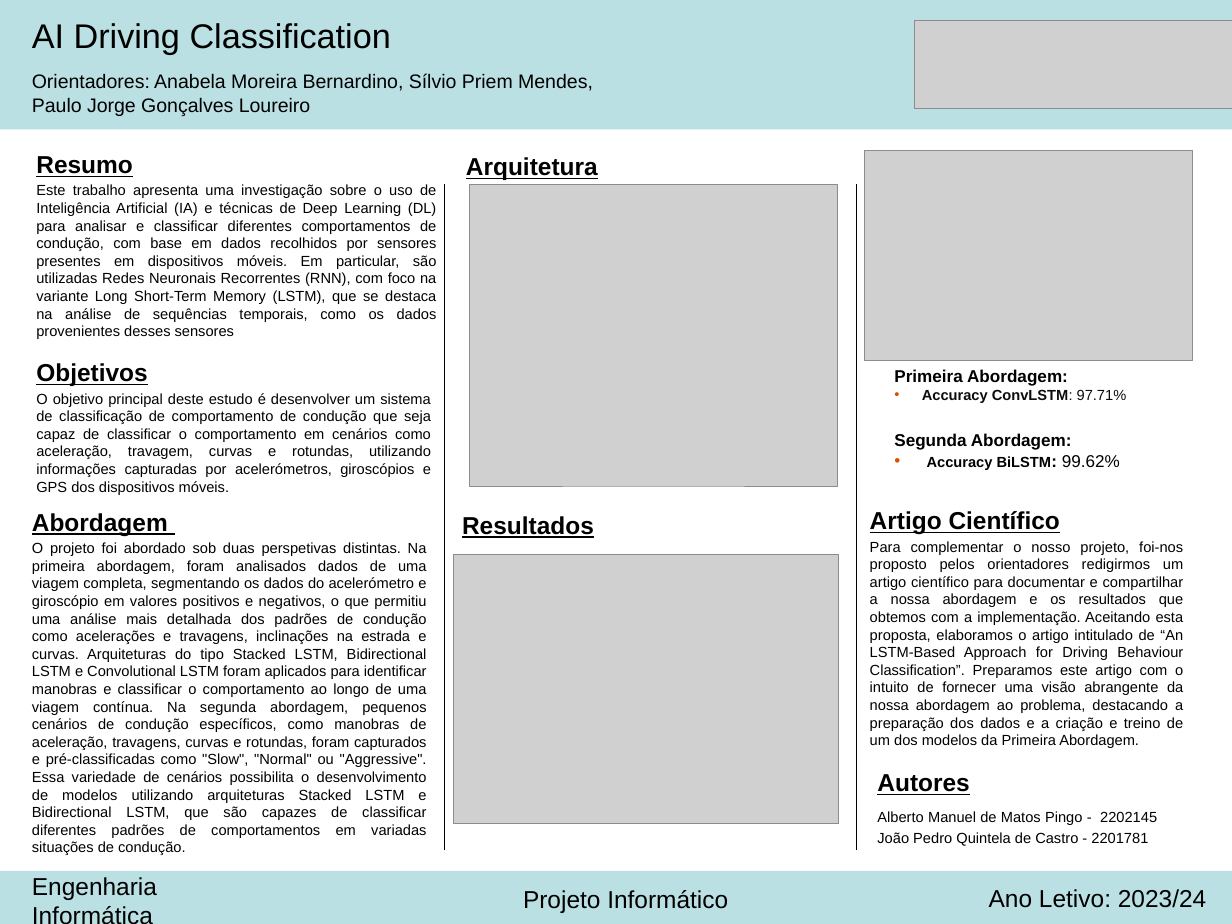
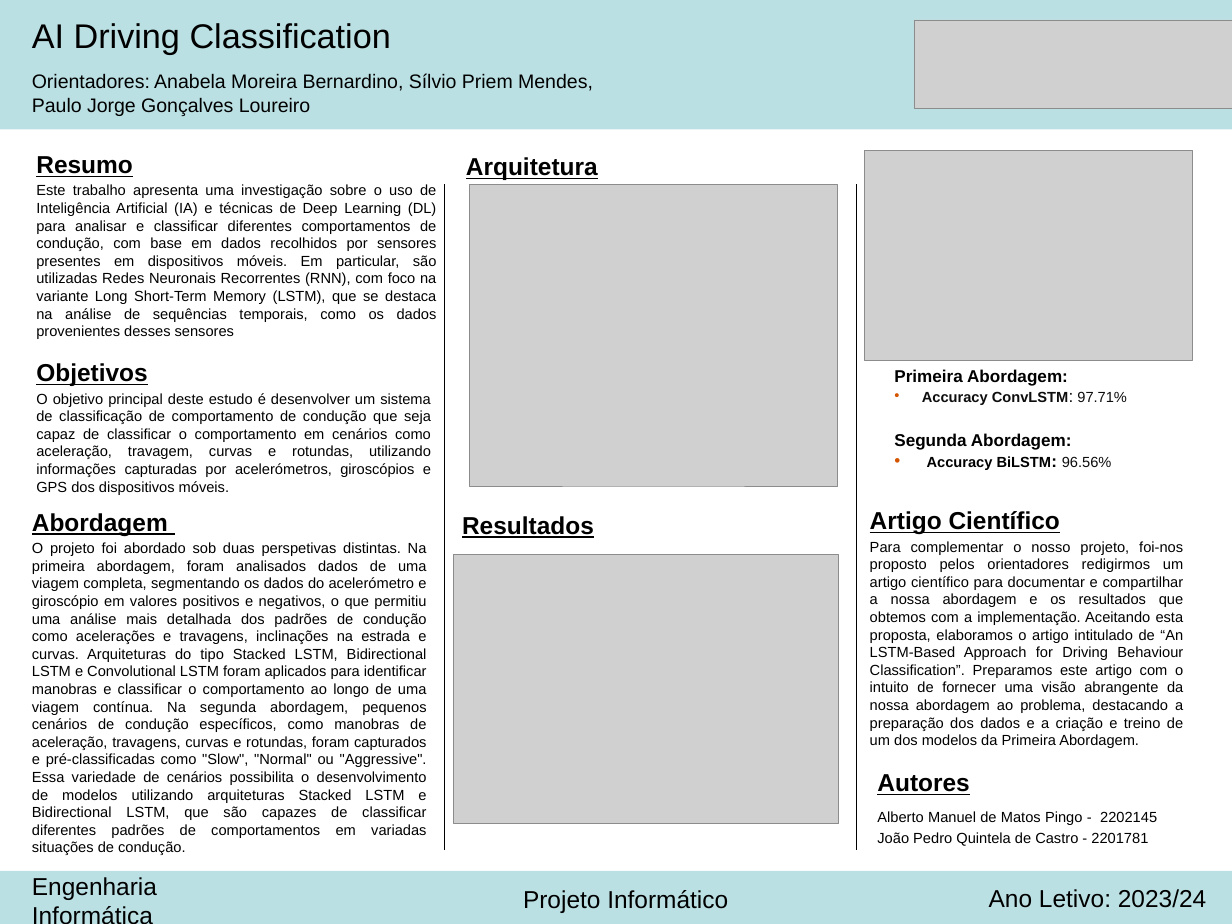
Before and after one commit to albertopingo/AI-driving-classification_FinalProject_CEng, a slide deck: slide 1 of publications/Poster_Projeto_Informatico_194_LSTM.pptx. Drawn at 1232x924 pixels with LibreOffice and Linux fonts; fonts in the diff are those of the drawing; grey boxes stand for pictures; background and template pictures are left out. Boxes give left, top, right and bottom in pixels: in the first picture for what was removed or moved away, otherwise in the second. Text is boxed around its words. In the diff, an @@ line names an element or a change of style, - is before the commit and + after.

```diff
--- a/publications/Poster_Projeto_Informatico_194_LSTM.pptx
+++ b/publications/Poster_Projeto_Informatico_194_LSTM.pptx
@@ text at <box>922,391,1127,405</box>: size 12 to 14 pt in "ConvLSTM:" @@
@@ text at <box>927,456,1112,470</box>: text changed @@
-• Accuracy BiLSTM: 99.62%
+• Accuracy BiLSTM: 96.56%
```
Also in this commit, not shown: 18 other files.
